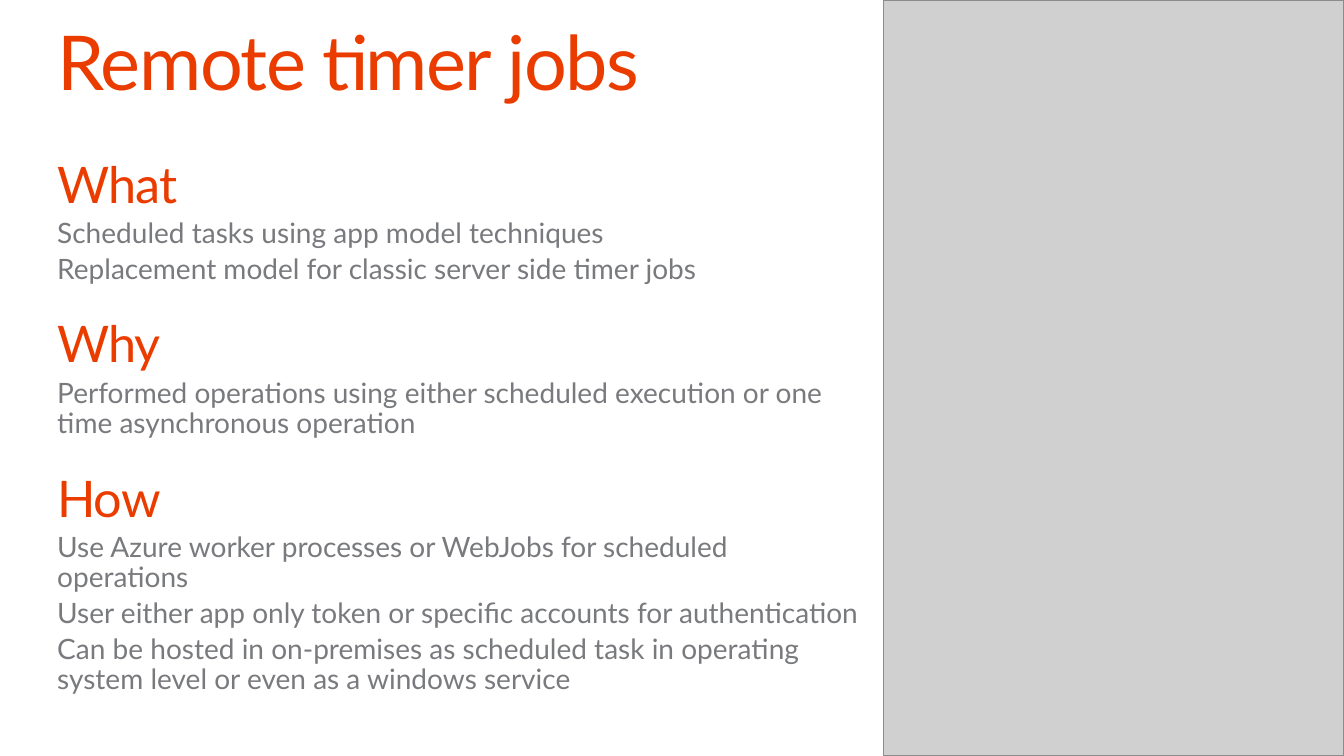
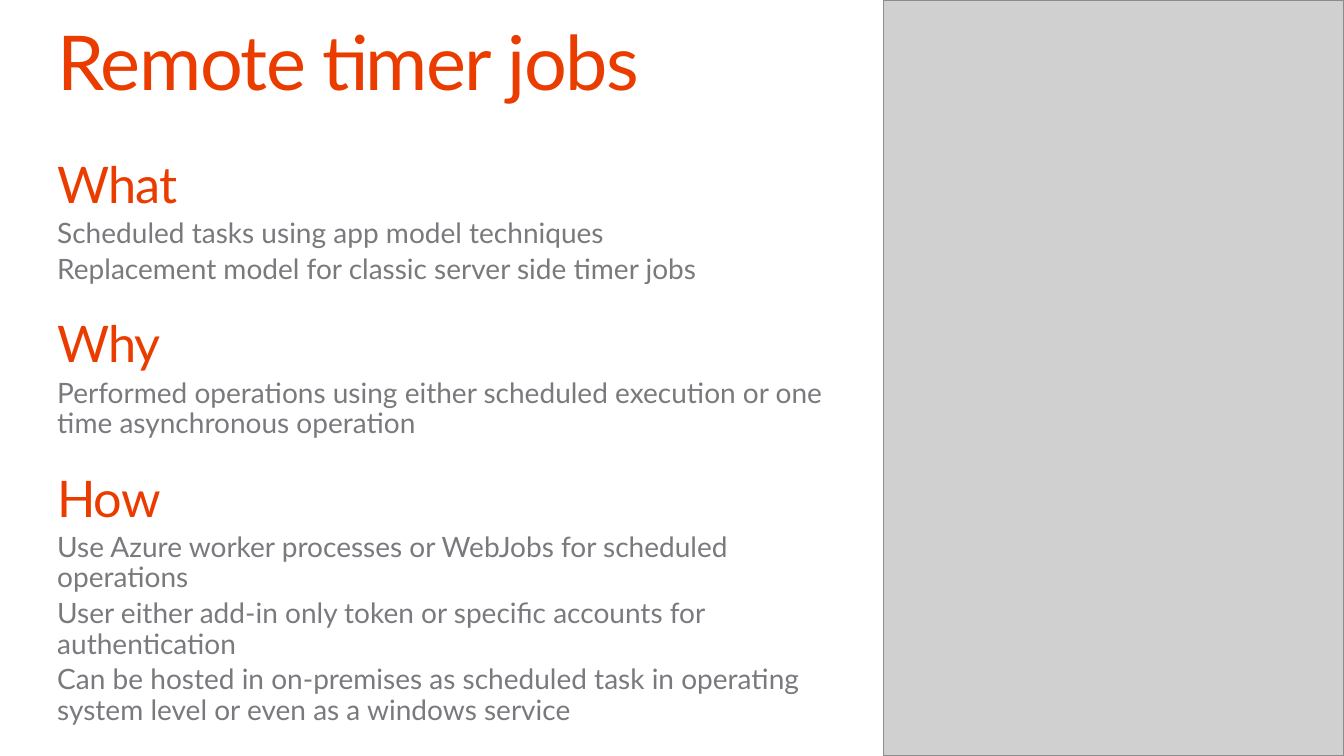
Before and after one commit to OfficeDev/TrainingContent, a slide deck: slide 9 of O3658/05 Using Remote Event Receivers and Remote Timer Jobs/5_RemoteTimersEvents.pptx. Drawn at 1344x756 pixels with LibreOffice and Linux fonts; fonts in the diff are those of the drawing; grey boxes stand for pictures; background and template pictures are left out. Boxes give left, top, right and bottom in pixels: in the first picture for what was removed or moved away, otherwise in the second. Text is boxed around its words. In the diff, an @@ line names an element or a change of style, - is before the commit and + after.

```diff
--- a/O3658/05 Using Remote Event Receivers and Remote Timer Jobs/5_RemoteTimersEvents.pptx
+++ b/O3658/05 Using Remote Event Receivers and Remote Timer Jobs/5_RemoteTimersEvents.pptx
@@ text at [57,602,705,654]: text changed @@
-  User either app only token or specific accounts for authentication
+  User either add-in only token or specific accounts for authentication
```
Also in this commit, not shown: 16 other slides changed, 1 slide added, 1 slide removed, 6 other files.
